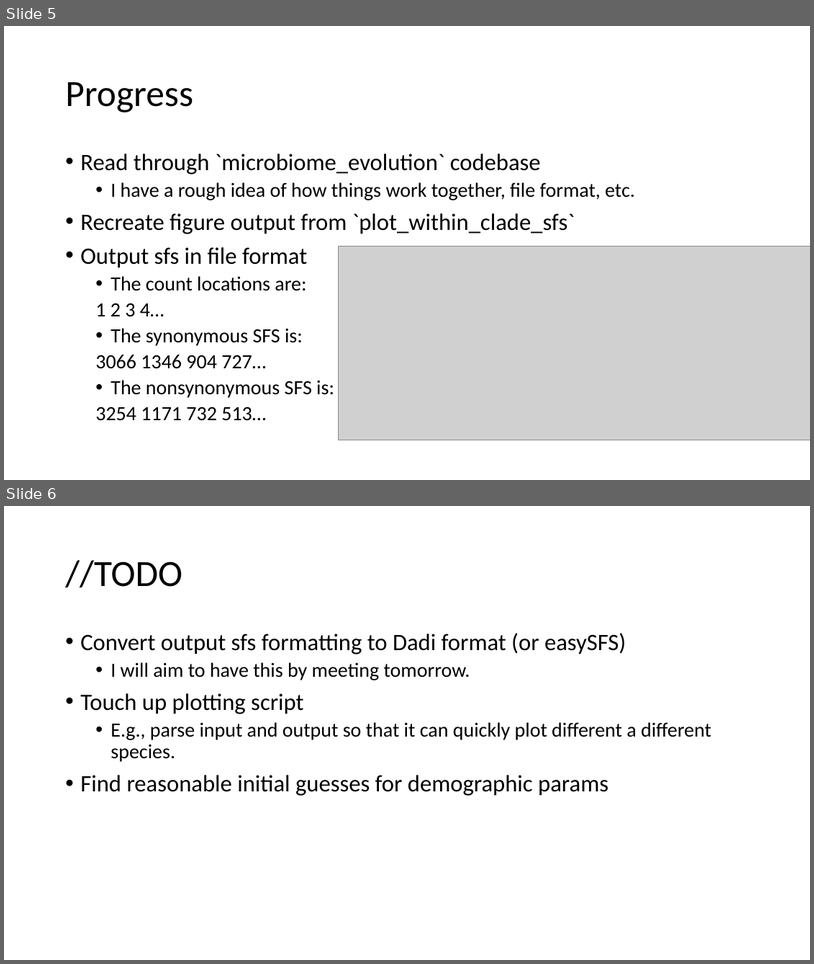
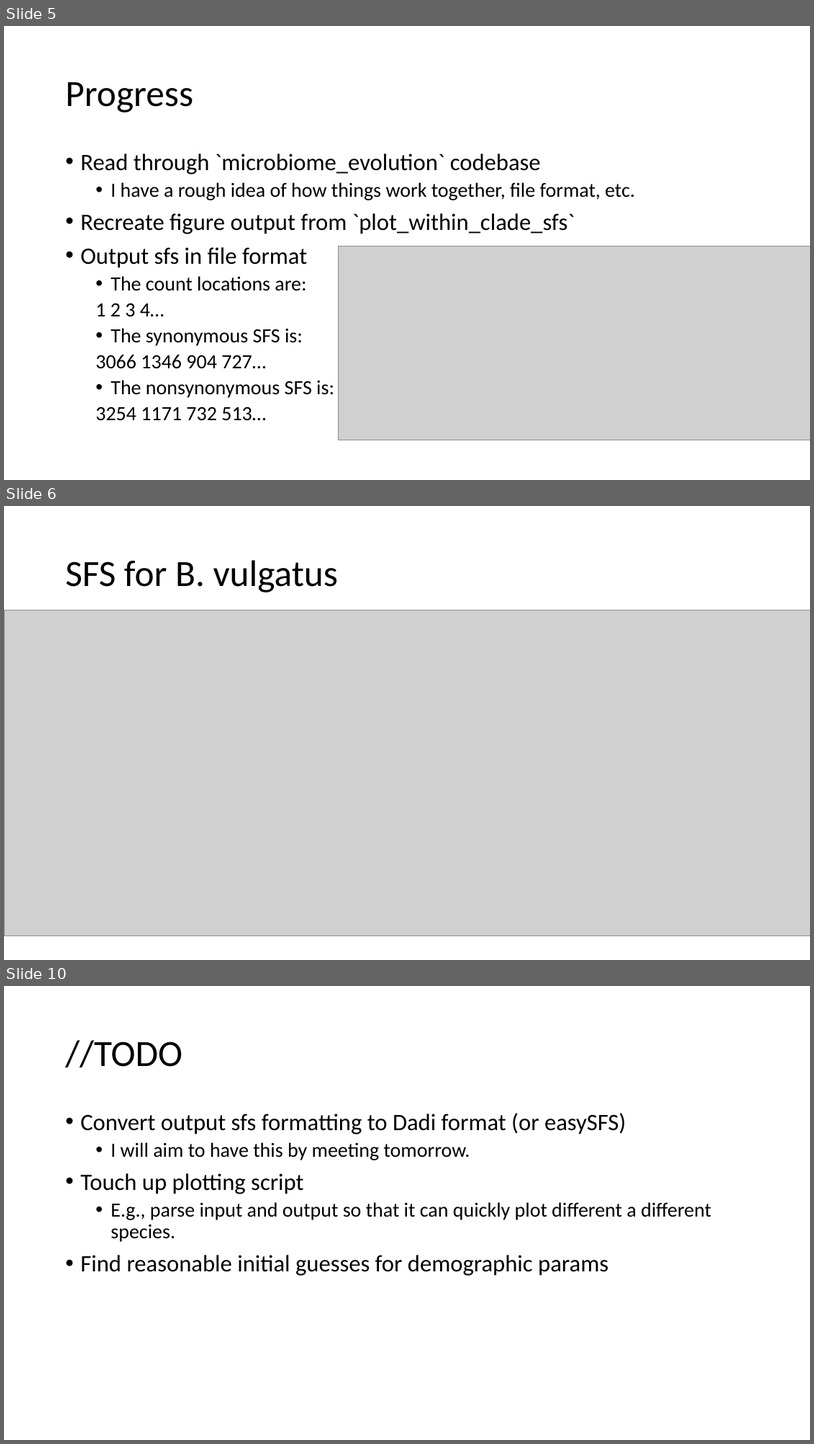
Before and after one commit to jon-mah/demo_for_ccgb, a slide deck: Summary/20210111_demo_for_ccgb_rotation_update.pptx. Shown one above the other, each under a label of ours: slides 5 and 6 before the commit, slides 5, 6 and 10 after it; the slides between them are not shown. The pictures are 814x964 and 814x1444 pixels, drawn with LibreOffice and Linux fonts; fonts in the diff are those of the drawing; grey boxes stand for pictures. Boxes give left, top, right and bottom in pixels: in the first picture for what was removed or moved away, otherwise in the second. Text is boxed around its words. In the diff, an @@ line names an element or a change of style, - is before the commit and + after.

```diff
--- a/Summary/20210111_demo_for_ccgb_rotation_update.pptx
+++ b/Summary/20210111_demo_for_ccgb_rotation_update.pptx
@@ slide 6 added at [4,506,810,960], background #FFFFFF @@
@@ title added at [65,560,338,592], 44 pt, text #000000 @@
+SFS for B. vulgatus
@@ picture added at [4,610,810,936] @@
@@ what was slide 6 is now slide 10 @@
```
Also in this commit, not shown: 3 other slides added.
